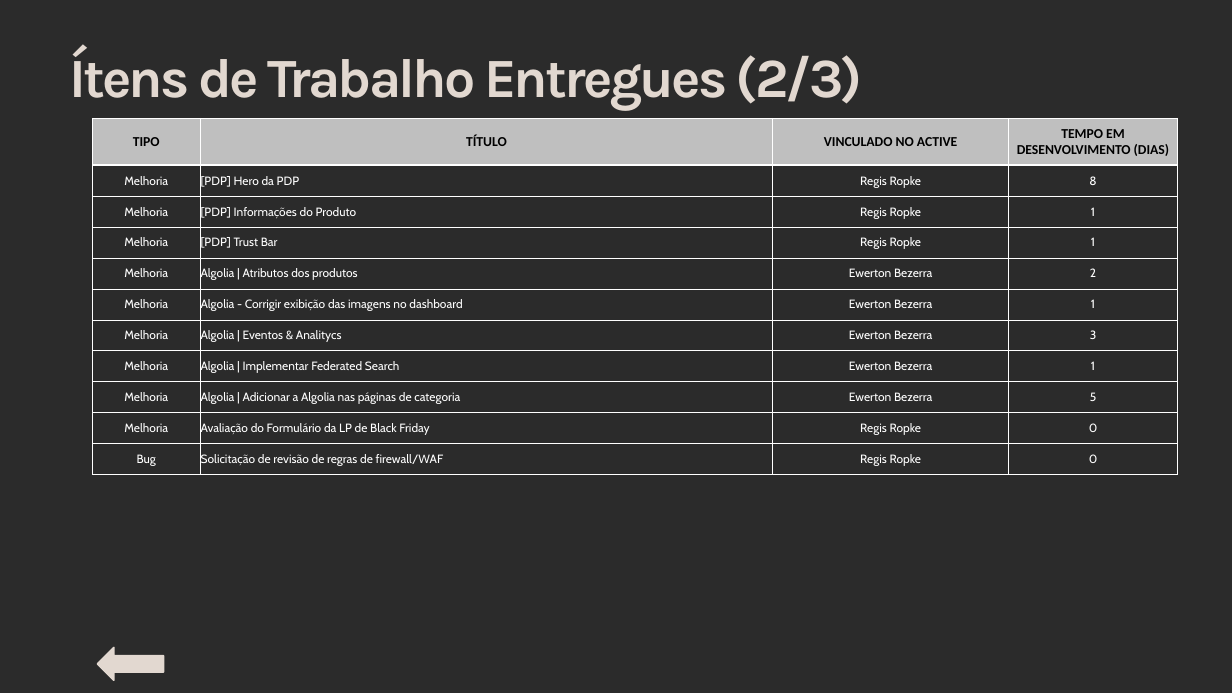
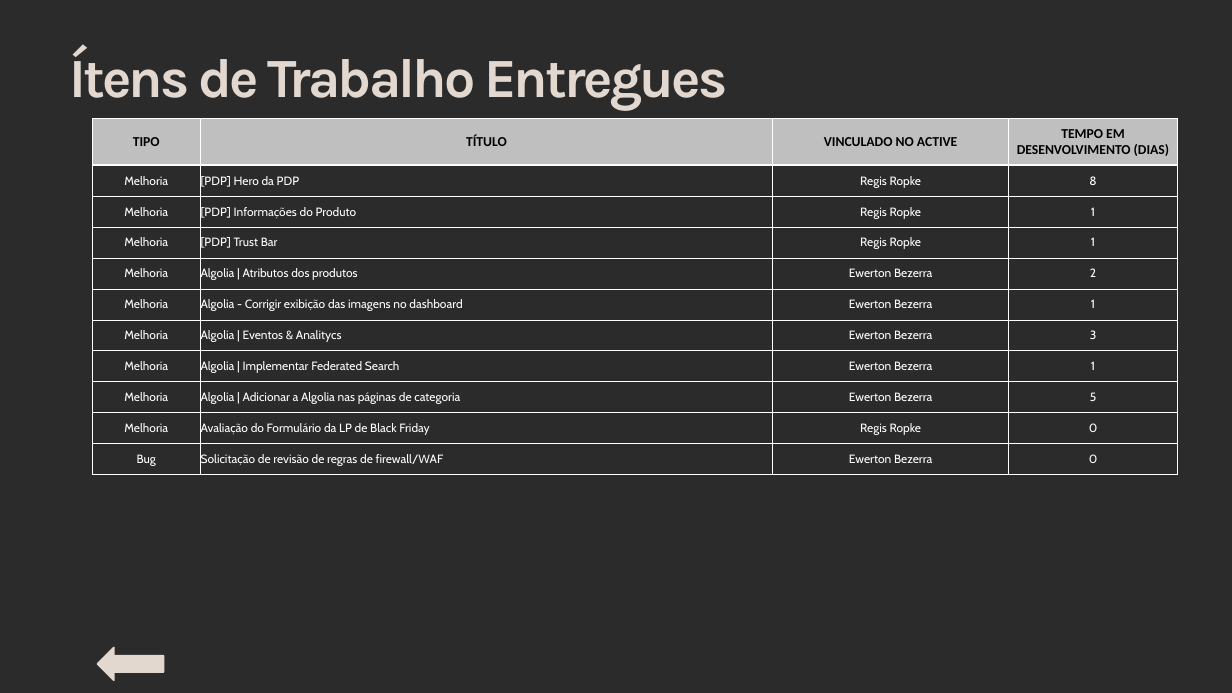
Before and after one commit to fabiovidart1985/vidart, a slide deck: slide 13 of Status Report - Salon Line - Outubro 2026.pptx. Drawn at 1232x693 pixels with LibreOffice and Linux fonts; fonts in the diff are those of the drawing; background and template pictures are left out; a plain dark background stands for a picture behind light text. Boxes give left, top, right and bottom in pixels: in the first picture for what was removed or moved away, otherwise in the second. Text is boxed around its words. In the diff, an @@ line names an element or a change of style, - is before the commit and + after.

```diff
--- a/Status Report - Salon Line - Outubro 2026.pptx
+++ b/Status Report - Salon Line - Outubro 2026.pptx
@@ text at (69,47,727,110): text changed @@
-Ítens de Trabalho Entregues (2/3)
+Ítens de Trabalho Entregues
@@ table at (92,118,1178,475) @@
-row 11, column 3: Regis Ropke
+row 11, column 3: Ewerton Bezerra
```
Also in this commit, not shown: 3 other slides changed, 1 other file.
